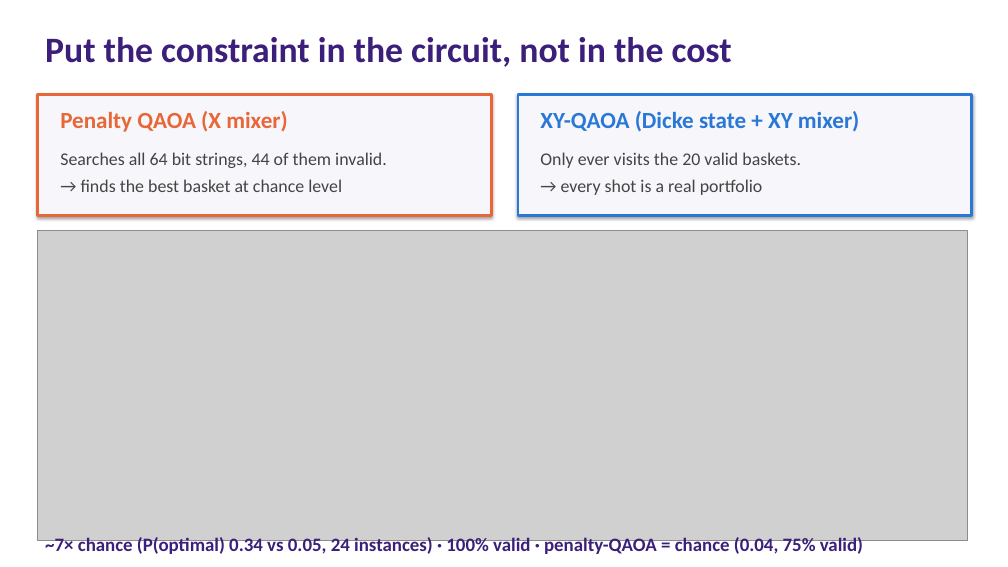
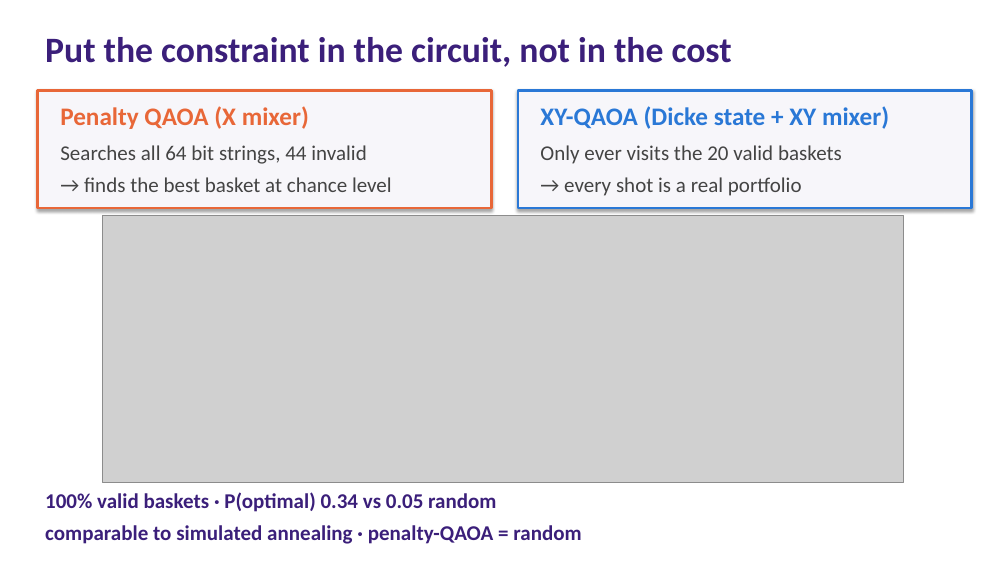
Before and after one commit to achintya007-arch/qfolio, a slide deck: slide 2 of docs/slides.pptx. Drawn at 1008x567 pixels with LibreOffice and Linux fonts; fonts in the diff are those of the drawing; grey boxes stand for pictures. Boxes give left, top, right and bottom in pixels: in the first picture for what was removed or moved away, otherwise in the second. Text is boxed around its words. In the diff, an @@ line names an element or a change of style, - is before the commit and + after.

```diff
--- a/docs/slides.pptx
+++ b/docs/slides.pptx
@@ rectangle: place and size @@
-rectangle at [38,95,492,216]
+rectangle at [38,91,492,208]
@@ text "Penalty QAOA (X mixer)" at [60,106,309,129]: size 22 to 24 pt @@
@@ rectangle: place and size @@
-rectangle at [518,95,972,216]
+rectangle at [518,91,972,208]
@@ text "XY-QAOA (Dicke state + XY ..." at [540,106,889,129]: size 22 to 24 pt @@
@@ text "Searches all 64 bit strings, ...": place and size @@
-text "Searches all 64 bit strings, ..." at [60,152,387,192]
+text "Searches all 64 bit strings, ..." at [60,145,392,192]
@@ text at [60,145,366,164]: text changed; size 17 to 20 pt @@
-Searches all 64 bit strings, 44 of them invalid.
+Searches all 64 bit strings, 44 invalid
@@ text "Only ever visits the 20 ...": place and size @@
-text "Only ever visits the 20 ..." at [540,152,801,195]
+text "Only ever visits the 20 ..." at [540,145,842,196]
@@ text at [540,145,842,164]: text changed; size 17 to 20 pt @@
-Only ever visits the 20 valid baskets.
+Only ever visits the 20 valid baskets
@@ text at [84,177,392,192]: size 17 to 20 pt in "→ finds the best basket at chance ..." @@
@@ text at [564,177,802,196]: size 17 to 20 pt in "→ every shot is a real portfolio" @@
@@ picture: place and size @@
-picture at [38,231,968,541]
+picture at [102,216,904,482]
@@ text at [45,492,581,544]: text changed; size 18 to 20 pt @@
-~7× chance (P(optimal) 0.34 vs 0.05, 24 instances) · 100% valid · penalty-QAOA = chance (0.04, 75% valid)
+100% valid baskets · P(optimal) 0.34 vs 0.05 random
+comparable to simulated annealing · penalty-QAOA = random
```
Also in this commit, not shown: 2 other slides changed, 3 other files.
